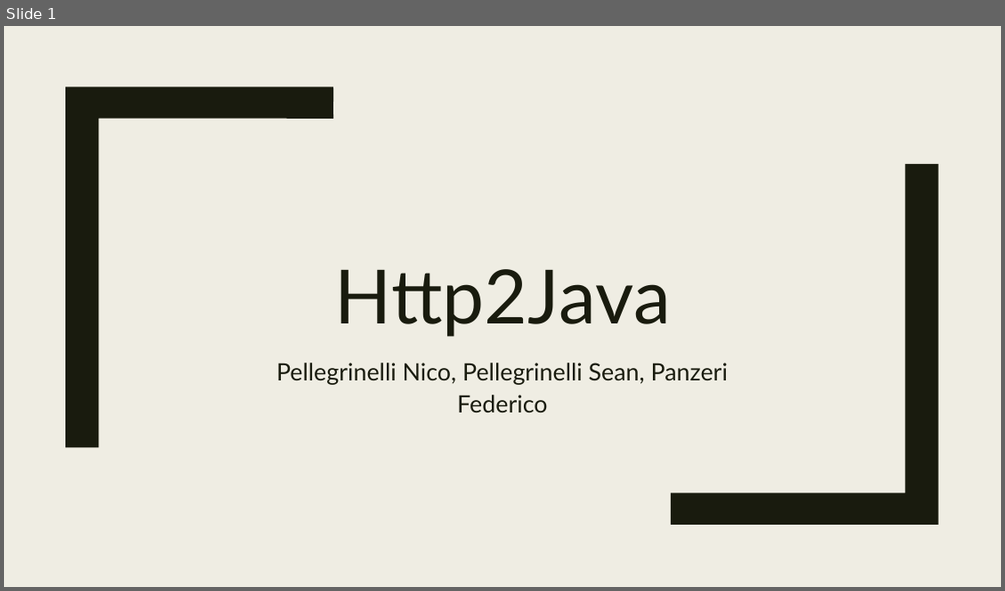
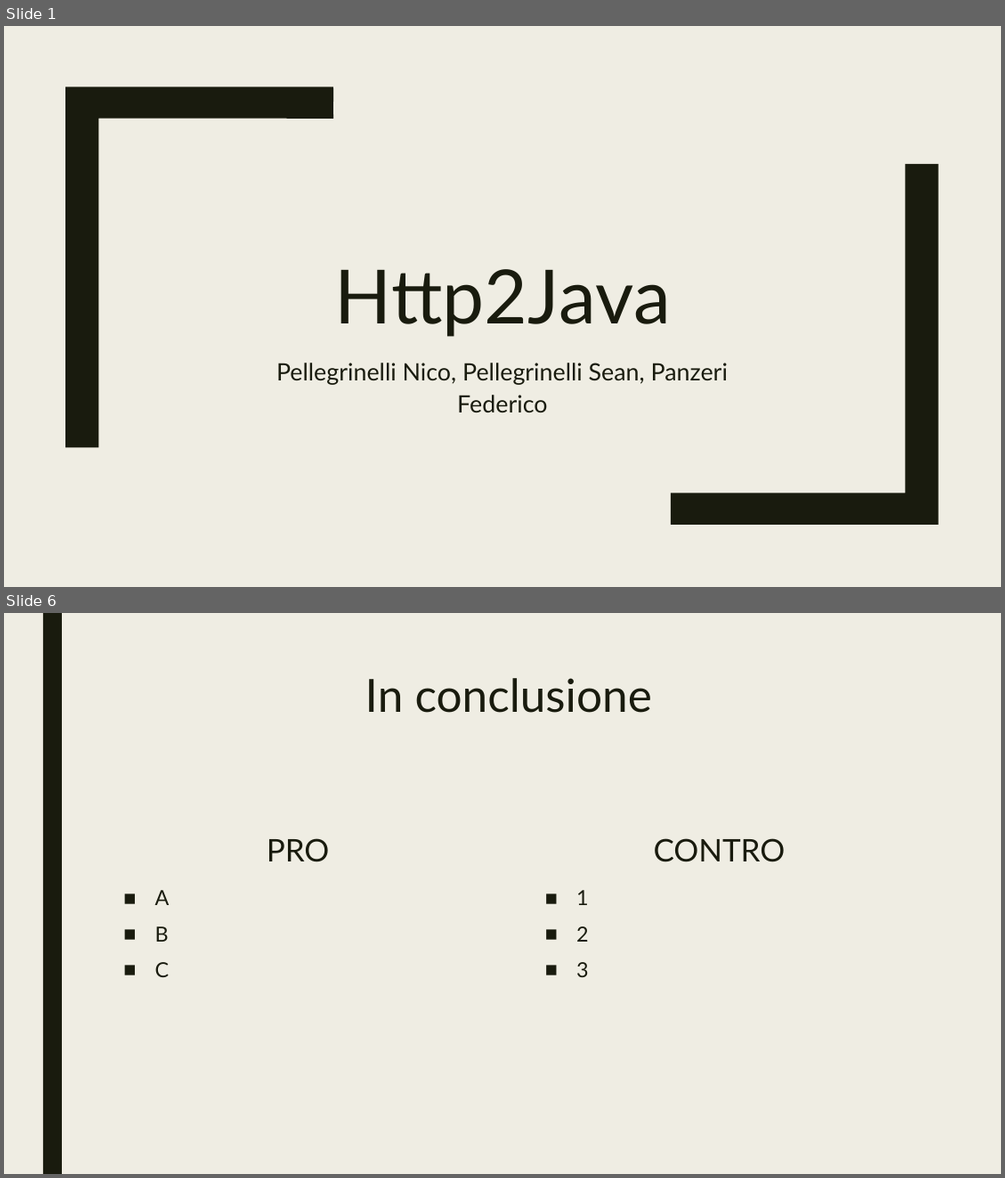
Before and after one commit to nicopellegrinelli/ProgettoLFC, a slide deck: Documentazione/Presentazione.pptx. Shown one above the other, each under a label of ours: slide 1 before the commit, slides 1 and 6 after it; the slides between them are not shown. The pictures are 1005x591 and 1005x1178 pixels, drawn with LibreOffice and Linux fonts; fonts in the diff are those of the drawing. Boxes give left, top, right and bottom in pixels: in the first picture for what was removed or moved away, otherwise in the second. Text is boxed around its words. In the diff, an @@ line names an element or a change of style, - is before the commit and + after.

```diff
--- a/Documentazione/Presentazione.pptx
+++ b/Documentazione/Presentazione.pptx
@@ slide 6 added at (x1=4, y1=613, x2=1001, y2=1174), background #EFEDE3 @@
@@ rectangle added at (x1=43, y1=613, x2=62, y2=1174), fill #191B0E @@
@@ title added at (x1=365, y1=678, x2=652, y2=713), 44 pt, text #191B0E @@
+In conclusione
@@ text added at (x1=267, y1=838, x2=330, y2=862), 30 pt, text #191B0E @@
+PRO
@@ text added at (x1=654, y1=838, x2=785, y2=862), 30 pt, text #191B0E @@
+CONTRO
@@ text added at (x1=155, y1=890, x2=170, y2=977), 20 pt, text #191B0E @@
+■ A
+■ B
+■ C
@@ text added at (x1=576, y1=890, x2=589, y2=977), 20 pt, text #191B0E @@
+■ 1
+■ 2
+■ 3
```
Also in this commit, not shown: 4 other slides added, 2 other files.
